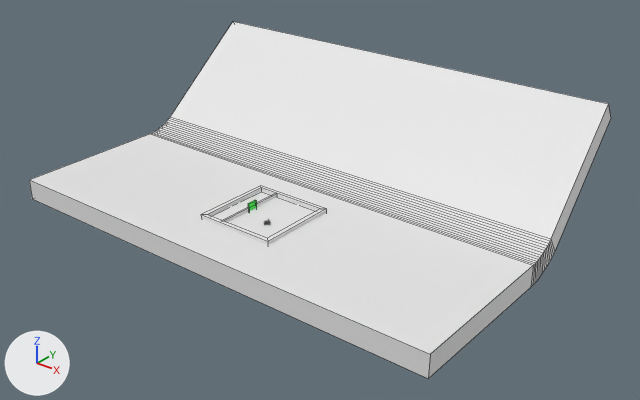
An edit to the Blender file blender examples/mismatch examples.blend, drawn before and after from the same camera.
Rendered twice from a camera (50 mm lens) standing at (99.8, -108.2, 74.3) and looking at (2.8, 13.0, -0.9). Lighting does not change. The marker at lower left points along +X, +Y and +Z. Mesh edges are drawn as thin lines on the coarser meshes.

Script lines for the objects in view, before the commit:
```python
me_cube = bpy.data.meshes.new('Cube')
me_cube.from_pydata(...)  # 24 vertices, 20 faces; spans x -8.2..8.2, y -8.2..8.2, z -1.0..0.8
me_cube.materials.append(mat_material)  # white #e7e7e7
me_cube_003 = bpy.data.meshes.new('Cube.003')
me_cube_003.from_pydata(...)  # 8 vertices, 6 faces; spans x -3.69..-1.89, y -0.56..0.86, z -0.92..1.08
me_cube_003.materials.append(mat_material_002)  # green #00e723
# before: 0 (-3.69, -0.31, -0.92), 1 (-3.69, -0.31, 1.08) at pixel (248, 203), 2 (-2.07, 0.86, -0.92), 3 (-2.07, 0.86, 1.08) at pixel (255, 199), 4 (-3.52, -0.56, -0.92)
# before: 5 (-3.52, -0.56, 1.08) at pixel (249, 203), 6 (-1.89, 0.61, -0.92), 7 (-1.89, 0.61, 1.08) at pixel (256, 200)
me_plane = bpy.data.meshes.new('Plane')
me_plane.from_pydata(...)  # 64 vertices, 62 faces; spans x -1.06..1.0, y -0.38..1.01, z -0.09..0.41
ob_cube = bpy.data.objects.new('Cube', me_cube)
ob_cube.location = (0.0, 0.0, 0.0)
ob_cube_002 = bpy.data.objects.new('Cube.002', me_cube_003)
ob_cube_002.location = (-1.7, 2.8, 0.5)
ob_cube_002.rotation_euler = (0.0, 0.0, 0.956)  # degrees (0, 0, 55)
ob_plane = bpy.data.objects.new('Plane', me_plane)
ob_plane.location = (0.0, 0.0, 0.0)
ob_plane.scale = (47.4, 47.4, 47.4)
```
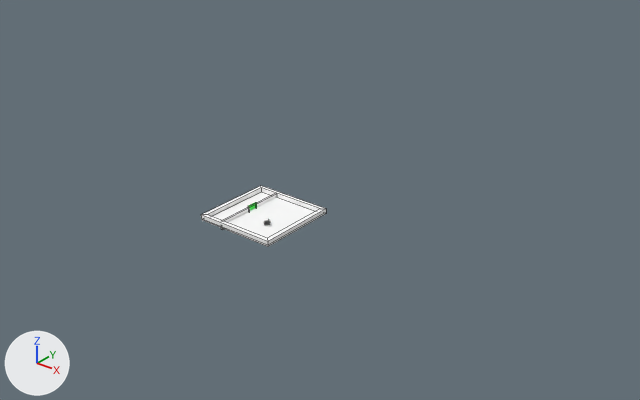
Where the newer file only moved an object's origin or applied its transform, the numbers keep the older frame.

Boxes (x1, y1, x2, y2) around the edits, measured in the pictures (640 x 400 px):
```json
{"object": "Plane", "change": "deleted", "before": [29, 22, 611, 379]}
{"object": "Cube.002", "change": "reshaped", "before": [248, 200, 257, 211], "after": [212, 192, 316, 238]}
{"object": "Cube.003", "change": "added", "after": [248, 202, 257, 210]}
{"part": 1, "of": "me_cube_003", "change": "deleted", "before": [248, 200, 257, 211]}
{"part": 2, "of": "me_cube_003", "change": "added", "after": [212, 192, 316, 238]}
```

Edits to the scene script, one JSON object a line:
```json
{"block": "me_cube_003", "where": "me_cube_003.from_pydata(...)  # 8 vertices, 6 faces; spans x -3.69..-1.89, y -0.56..0.86, z -0.92..1.08"}
{"block": "me_cube_003", "where": "# used by ob_cube_002; location = (-1.7, 2.8, 0.5); rotation_euler = (0.0, 0.0, 0.956), in degrees (0, 0, 55)"}
{"block": "me_cube_003", "where": "# verts and faces of me_cube_003; kept vertices keep their numbers, new ones are numbered from 8"}
{"op": "remove", "block": "me_cube_003", "code": "me_cube_003.materials.append(mat_material_002)  # green #00e723"}
{"block": "me_cube_003", "change": "me_cube_003 part 1"}
{"op": "add", "block": "me_cube_003", "code": "delete_vertices([*range(0, 8)])  # with the faces that use them"}
{"block": "me_cube_003", "change": "me_cube_003 part 2"}
{"op": "add", "block": "me_cube_003", "code": "verts[8] = (-8.02, -8.02, 0.0)  # pixel (202, 218)"}
{"op": "add", "block": "me_cube_003", "code": "verts[9] = (8.02, -8.02, 0.0)  # pixel (267, 244)"}
{"op": "add", "block": "me_cube_003", "code": "verts[10] = (-8.02, 8.02, 0.0)"}
{"op": "add", "block": "me_cube_003", "code": "verts[11] = (8.02, 8.02, 0.0)  # pixel (325, 212)"}
{"op": "add", "block": "me_cube_003", "code": "faces += [(8, 9, 11, 10)]"}
{"op": "add", "block": "me_cube_003", "code": "me_cube_003.materials.append(mat_material)  # white #e7e7e7"}
{"op": "add", "block": "me_cube_005", "code": ["me_cube_005 = bpy.data.meshes.new('Cube.005')", "me_cube_005.from_pydata([(-3.7, -0.29, -1.0), (-3.7, -0.29, 1.0), (-3.68, 1.71, -1.0), (-3.68, 1.71, 1.0), (-3.41, -0.29, -1.0), (-3.41, -0.29, 1.0), (-3.39, 1.71, -1.0), (-3.39, 1.71, 1.0)], [], [(0, 1, 3, 2), (2, 3, 7, 6), (6, 7, 5, 4), (4, 5, 1, 0), (2, 6, 4, 0), (7, 3, 1, 5)])", "me_cube_005.materials.append(mat_material_002)  # green #00e723"]}
{"op": "remove", "block": "ob_plane", "code": ["ob_plane = bpy.data.objects.new('Plane', me_plane)", "ob_plane.location = (0.0, 0.0, 0.0)", "ob_plane.scale = (47.4, 47.4, 47.4)"]}
{"op": "add", "block": "ob_cube_003", "code": ["ob_cube_003 = bpy.data.objects.new('Cube.003', me_cube_005)", "ob_cube_003.location = (0.0, 0.0, 0.0)"]}
```
